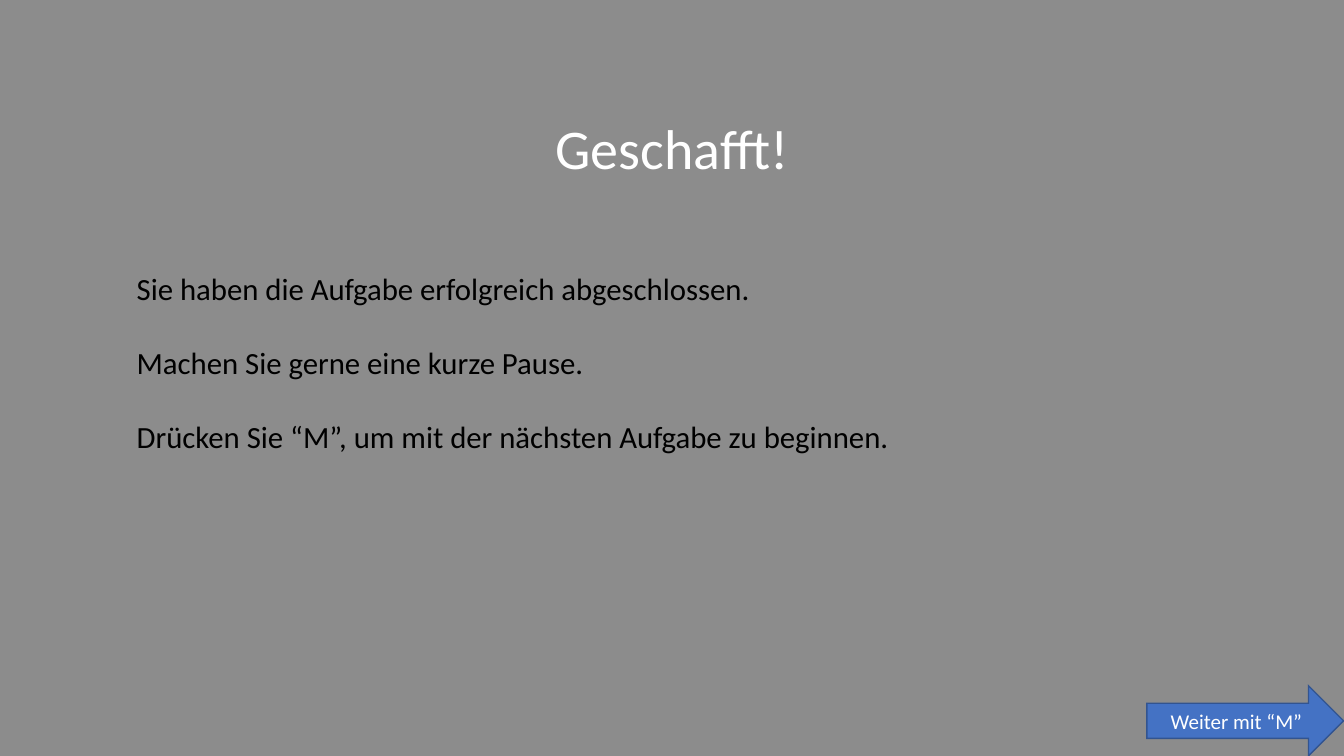
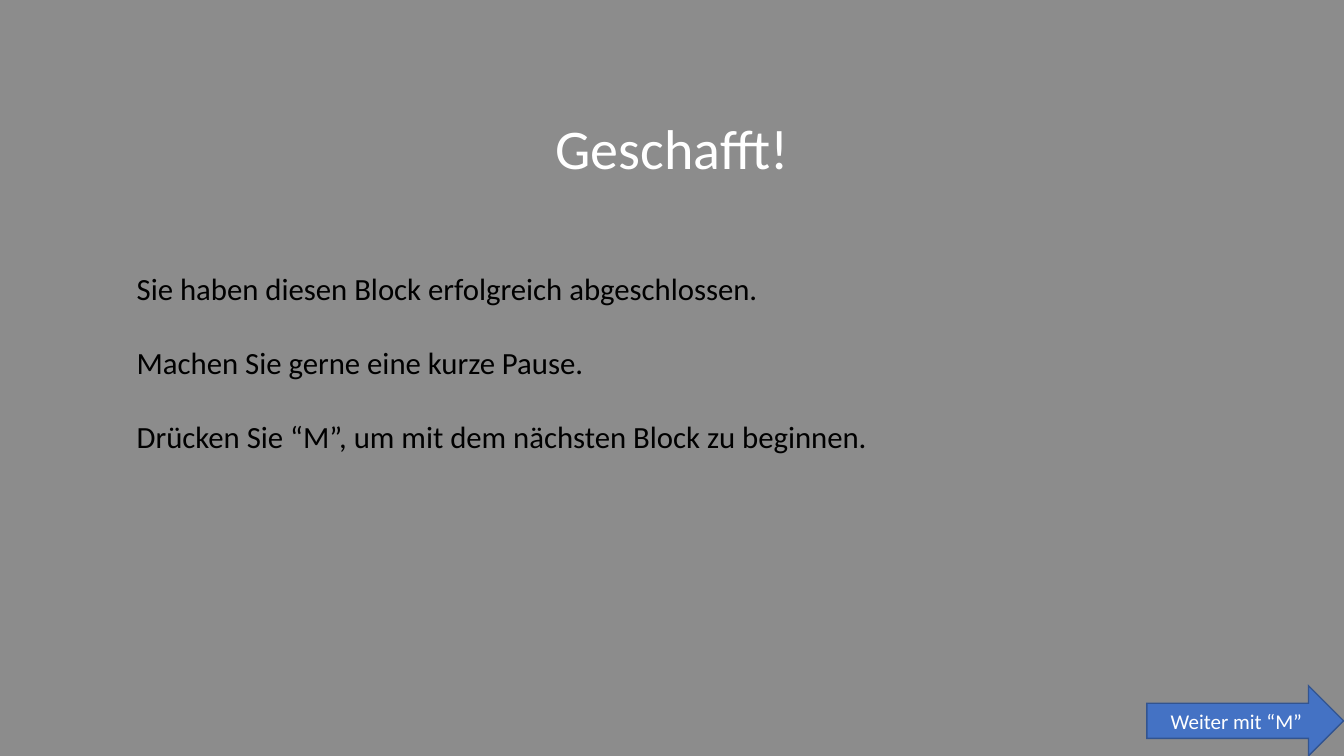
Before and after one commit to SLesche/oddball-task, a slide deck: slide 1 of instructions/instruction_slides.pptx. Drawn at 1344x756 pixels with LibreOffice and Linux fonts; fonts in the diff are those of the drawing. Boxes give left, top, right and bottom in pixels: in the first picture for what was removed or moved away, otherwise in the second. Text is boxed around its words. In the diff, an @@ line names an element or a change of style, - is before the commit and + after.

```diff
--- a/instructions/instruction_slides.pptx
+++ b/instructions/instruction_slides.pptx
@@ text at (137,278,757,305): text changed @@
-Sie haben die Aufgabe erfolgreich abgeschlossen.
+Sie haben diesen Block erfolgreich abgeschlossen.
@@ text at (137,426,866,453): text changed @@
-Drücken Sie “M”, um mit der nächsten Aufgabe zu beginnen.
+Drücken Sie “M”, um mit dem nächsten Block zu beginnen.
```
Also in this commit, not shown: 1 other slide changed, 2 slides added, 14 other files.
